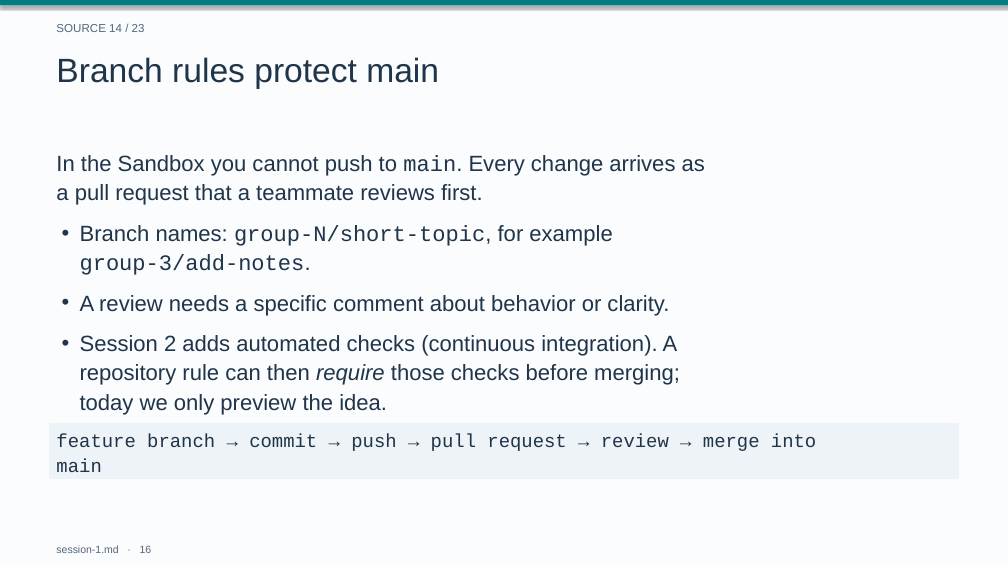
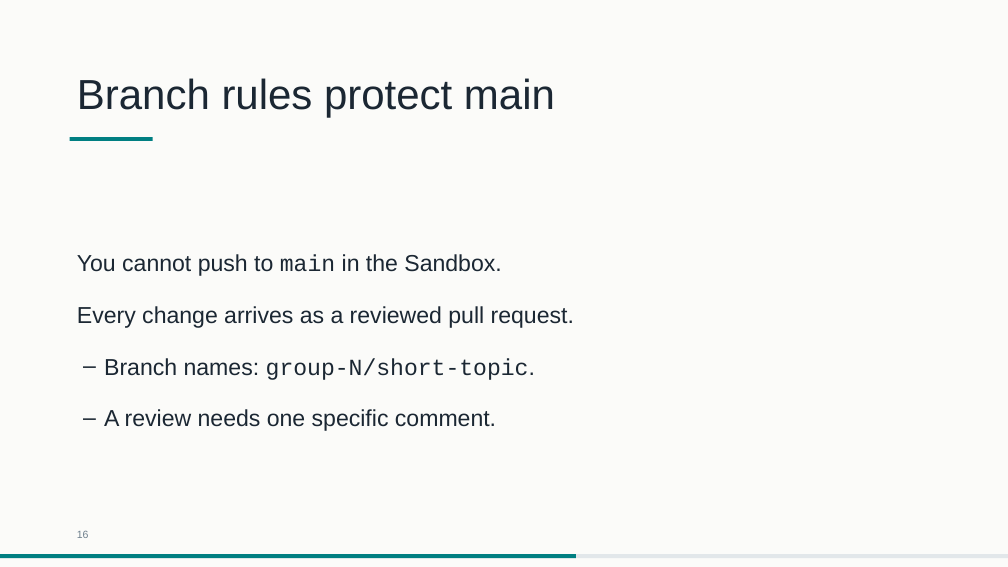
Before and after one commit to drweihungpan-lab/3R-teaching, a slide deck: slide 16 of materials/slides/session-1.pptx. Drawn at 1008x567 pixels with LibreOffice and Linux fonts; fonts in the diff are those of the drawing. Boxes give left, top, right and bottom in pixels: in the first picture for what was removed or moved away, otherwise in the second. Text is boxed around its words. In the diff, an @@ line names an element or a change of style, - is before the commit and + after.

```diff
--- a/materials/slides/session-1.pptx
+++ b/materials/slides/session-1.pptx
@@ background #FAFCFD to #FBFBF9 @@
@@ rectangle removed at bbox=[0, 0, 1008, 5] @@
@@ text removed at bbox=[56, 24, 145, 32] @@
-SOURCE 14 / 23
@@ text "Branch rules protect main": place and size @@
-text "Branch rules protect main" at bbox=[56, 57, 439, 89]
+text "Branch rules protect main" at bbox=[77, 78, 555, 117]
@@ text "Branch rules protect main" at bbox=[77, 78, 555, 117]: size 32 to 40 pt, text colour #20344A to #1B2733; line spacing 40pt to 50pt @@
@@ rectangle added at bbox=[70, 137, 153, 141], fill #007F82 @@
@@ text removed at bbox=[56, 155, 705, 205] @@
-In the Sandbox you cannot push to main. Every change arrives as
-a pull request that a teammate reviews first.
@@ text at bbox=[77, 254, 501, 276]: text changed; size 21 to 22 pt; font Courier New to Arial; text colour #20344A to #1B2733 @@
-• Branch names: group-N/short-topic, for example
-  group-3/add-notes.
+You cannot push to main in the Sandbox.
@@ text at bbox=[77, 306, 574, 328]: text changed; size 21 to 22 pt; text colour #20344A to #1B2733 @@
-• A review needs a specific comment about behavior or clarity.
+Every change arrives as a reviewed pull request.
@@ text at bbox=[104, 358, 535, 380]: text changed; size 21 to 22 pt; font Arial to Courier New; text colour #20344A to #1B2733 @@
-• Session 2 adds automated checks (continuous integration). A
-  repository rule can then require those checks before merging;
-  today we only preview the idea.
+– Branch names: group-N/short-topic.
@@ text "A review needs one specific ...": place and size @@
-text "A review needs one specific ..." at bbox=[49, 423, 959, 479]
+text "A review needs one specific ..." at bbox=[104, 409, 496, 431]
@@ text "A review needs one specific ..." at bbox=[104, 409, 496, 431]: fill #EDF3F6 to none @@
@@ text at bbox=[104, 409, 496, 431]: text changed; size 18 to 22 pt; font Courier New to Arial; text colour #20344A to #1B2733 @@
-feature branch → commit → push → pull request → review → merge into
-main
+– A review needs one specific comment.
@@ text at bbox=[77, 530, 89, 538]: text changed; text colour #53677A to #6E7F8D @@
-session-1.md · 16
+16
@@ rectangle added at bbox=[0, 554, 1008, 559], fill #E2E7EA @@
@@ rectangle added at bbox=[0, 554, 576, 559], fill #007F82 @@
```
Also in this commit, not shown: 16 other slides changed, 11 slides added, 12 slides removed, 4 other files.
